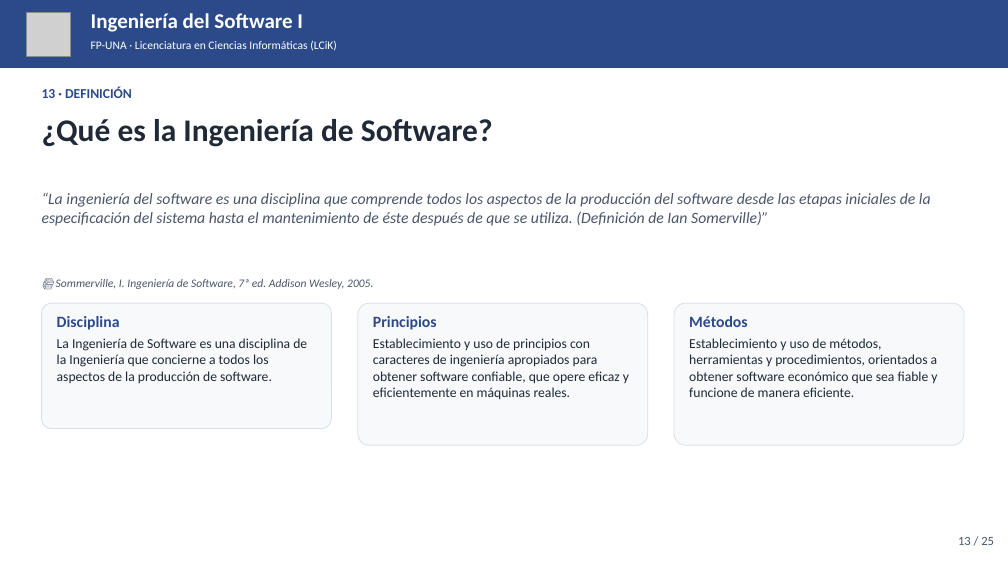
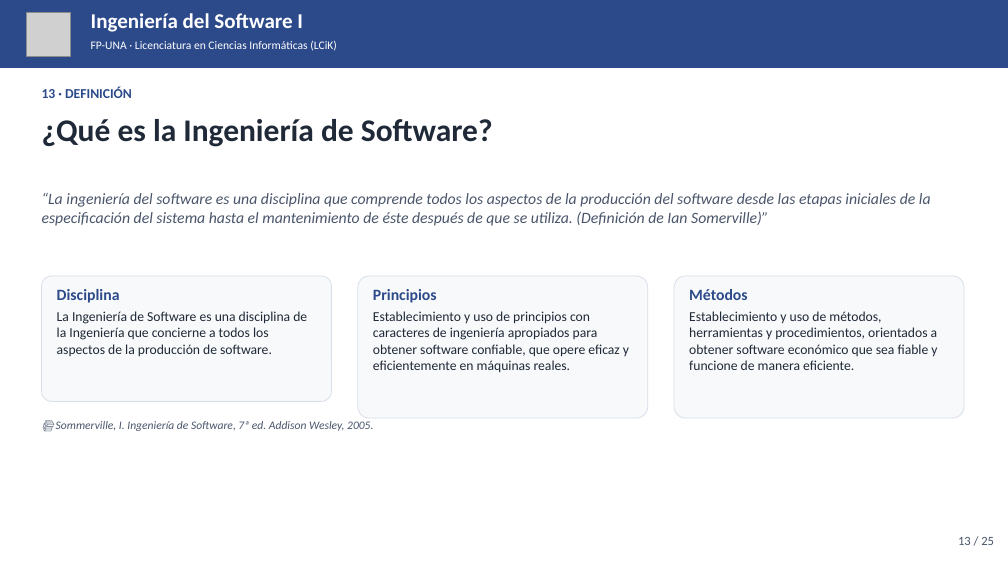
Before and after one commit to ferremarce/fpuna-lcik-is1, a slide deck: slide 13 of presentaciones-html/clase-1/clase-1.pptx. Drawn at 1008x567 pixels with LibreOffice and Linux fonts; fonts in the diff are those of the drawing; grey boxes stand for pictures. Boxes give left, top, right and bottom in pixels: in the first picture for what was removed or moved away, otherwise in the second. Text is boxed around its words. In the diff, an @@ line names an element or a change of style, - is before the commit and + after.

```diff
--- a/presentaciones-html/clase-1/clase-1.pptx
+++ b/presentaciones-html/clase-1/clase-1.pptx
@@ 6 texts, 3 rounded rectangles: place and size @@
-6 texts, 3 rounded rectangles at <box>42,303,964,445</box>
+6 texts, 3 rounded rectangles at <box>42,276,964,418</box>
@@ text "📚 Sommerville, I. Ingeniería de ...": place and size @@
-text "📚 Sommerville, I. Ingeniería de ..." at <box>56,279,373,289</box>
+text "📚 Sommerville, I. Ingeniería de ..." at <box>56,421,373,431</box>
```
Also in this commit, not shown: 2 other slides changed, 18 other files.
